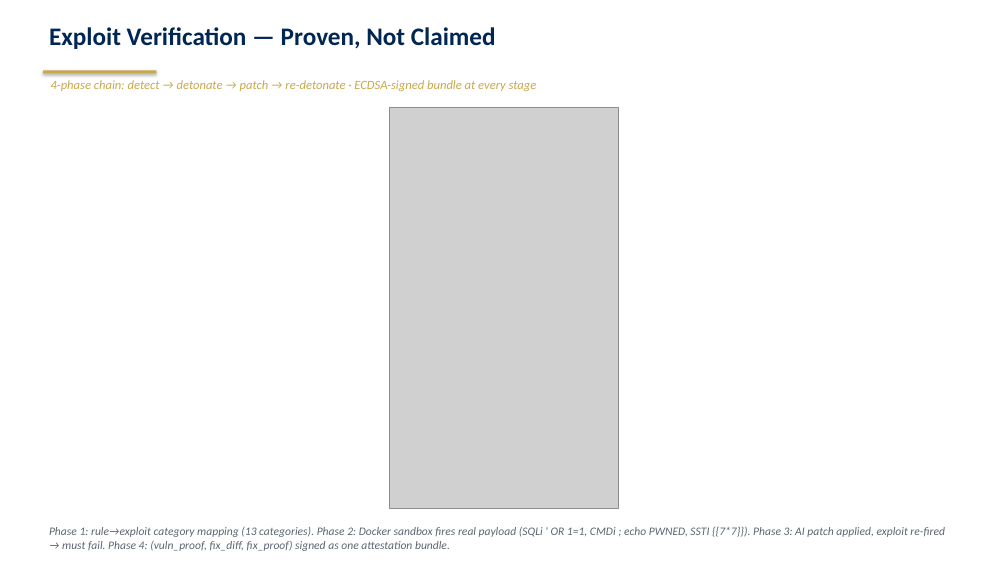
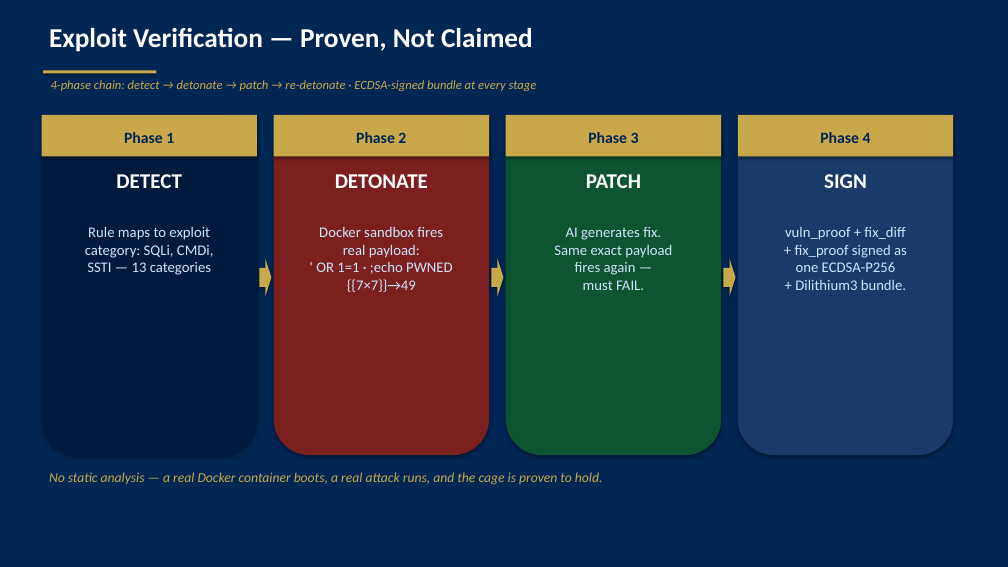
Before and after one commit to starredjaco/ACR-QA, a slide deck: slide 9 of docs/ACR-QA_Defense.odp. Drawn at 1008x567 pixels with LibreOffice and Linux fonts; fonts in the diff are those of the drawing; grey boxes stand for pictures. Boxes give left, top, right and bottom in pixels: in the first picture for what was removed or moved away, otherwise in the second. Text is boxed around its words. In the diff, an @@ line names an element or a change of style, - is before the commit and + after.

```diff
--- a/docs/ACR-QA_Defense.odp
+++ b/docs/ACR-QA_Defense.odp
@@ background #FFFFFF to #002654 @@
@@ text "Exploit Verification — Proven, Not ..." at bbox=[49, 28, 533, 52]: size 24 to 26 pt, text colour #002654 to #FFFFFF @@
@@ rounded rectangle added at bbox=[42, 115, 257, 455], fill #001A3D @@
@@ rectangle added at bbox=[42, 115, 257, 157], fill #C9A84C @@
@@ rounded rectangle added at bbox=[274, 115, 489, 455], fill #7B1F1F @@
@@ rectangle added at bbox=[274, 115, 489, 157], fill #C9A84C @@
@@ picture removed at bbox=[389, 107, 619, 508] @@
@@ rounded rectangle added at bbox=[506, 115, 721, 455], fill #0D5430 @@
@@ rectangle added at bbox=[506, 115, 721, 157], fill #C9A84C @@
@@ rounded rectangle added at bbox=[738, 115, 954, 455], fill #1A3A6B @@
@@ rectangle added at bbox=[738, 115, 954, 157], fill #C9A84C @@
@@ text added at bbox=[124, 132, 174, 143], 15 pt, text #002654, bold @@
+Phase 1
@@ text added at bbox=[356, 132, 406, 143], 15 pt, text #002654, bold @@
+Phase 2
@@ text added at bbox=[588, 132, 639, 143], 15 pt, text #002654, bold @@
+Phase 3
@@ text added at bbox=[820, 132, 871, 143], 15 pt, text #002654, bold @@
+Phase 4
@@ text added at bbox=[116, 174, 181, 188], 20 pt, text #FFFFFF, bold @@
+DETECT
@@ text added at bbox=[335, 174, 428, 188], 20 pt, text #FFFFFF, bold @@
+DETONATE
@@ text added at bbox=[586, 174, 641, 188], 20 pt, text #FFFFFF, bold @@
+PATCH
@@ text added at bbox=[824, 174, 867, 188], 20 pt, text #FFFFFF, bold @@
+SIGN
@@ text added at bbox=[85, 226, 214, 275], 14 pt, text #D0E4FF @@
+Rule maps to exploit
+category: SQLi, CMDi,
+SSTI — 13 categories
@@ text added at bbox=[316, 227, 452, 292], 14 pt, text #D0E4FF @@
+Docker sandbox fires
+real payload:
+' OR 1=1 · ;echo PWNED
+{{7×7}}→49
@@ text added at bbox=[554, 227, 672, 290], 14 pt, text #D0E4FF @@
+AI generates fix.
+Same exact payload
+fires again —
+must FAIL.
@@ text added at bbox=[785, 227, 907, 290], 14 pt, text #D0E4FF @@
+vuln_proof + fix_diff
++ fix_proof signed as
+one ECDSA-P256
++ Dilithium3 bundle.
@@ right arrow added at bbox=[259, 259, 271, 296], fill #C9A84C @@
@@ right arrow added at bbox=[492, 259, 504, 296], fill #C9A84C @@
@@ right arrow added at bbox=[724, 259, 736, 296], fill #C9A84C @@
@@ text added at bbox=[49, 472, 603, 485], 13 pt, text #C9A84C, italic @@
+No static analysis — a real Docker container boots, a real attack runs, and the cage is proven to hold.
@@ text removed at bbox=[49, 526, 945, 551] @@
-Phase 1: rule→exploit category mapping (13 categories). Phase 2: Docker sandbox fires real payload (SQLi ' OR 1=1, CMDi ; echo PWNED, SSTI {{7*7}}). Phase 3: AI patch applied, exploit re-fired → must fail. Phase 4: (vuln_proof, fix_diff, fix_proof) signed as one attestation bundle.
```
Also in this commit, not shown: 1 other slide changed, 2 other files.
